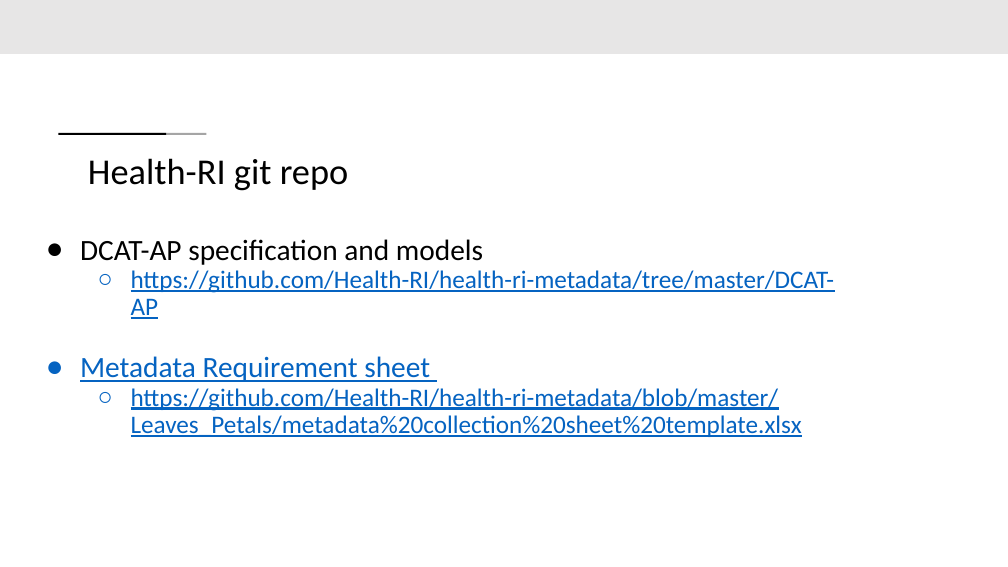
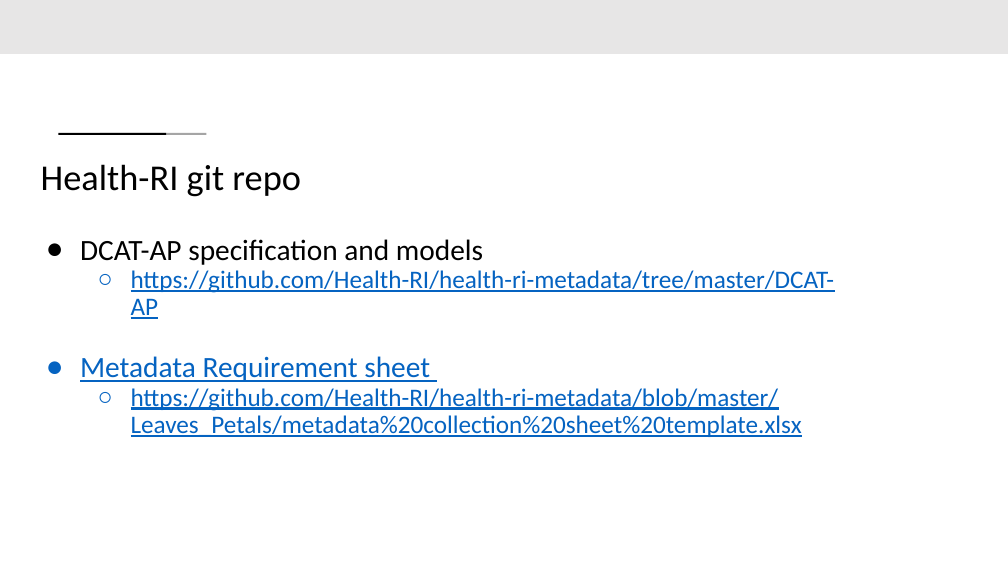
Before and after one commit to Health-RI/health-ri-metadata, a slide deck: slide 25 of Presentations/31082023HRI_Metadata_Schema_ImagingGroup_KickOff.pptx (slide 26 before the commit). Drawn at 1008x567 pixels with LibreOffice and Linux fonts; fonts in the diff are those of the drawing. Boxes give left, top, right and bottom in pixels: in the first picture for what was removed or moved away, otherwise in the second. Text is boxed around its words. In the diff, an @@ line names an element or a change of style, - is before the commit and + after.

```diff
--- a/Presentations/31082023HRI_Metadata_Schema_ImagingGroup_KickOff.pptx
+++ b/Presentations/31082023HRI_Metadata_Schema_ImagingGroup_KickOff.pptx
@@ title "Health-RI git repo": place and size @@
-title "Health-RI git repo" at (88, 158, 349, 191)
+title "Health-RI git repo" at (41, 164, 301, 197)
```
Also in this commit, not shown: 13 other slides changed, 3 slides added, 5 slides removed.
